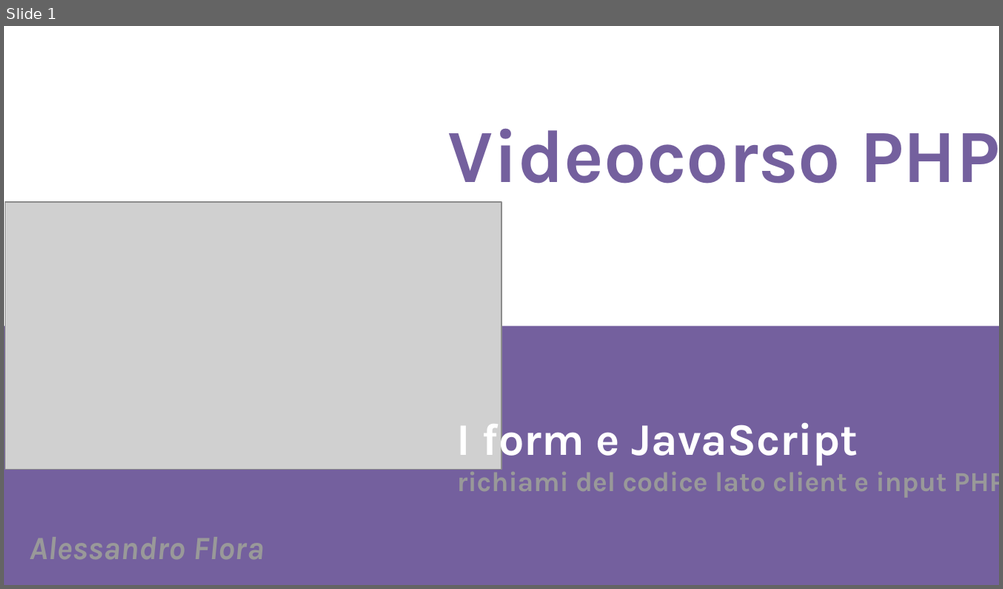
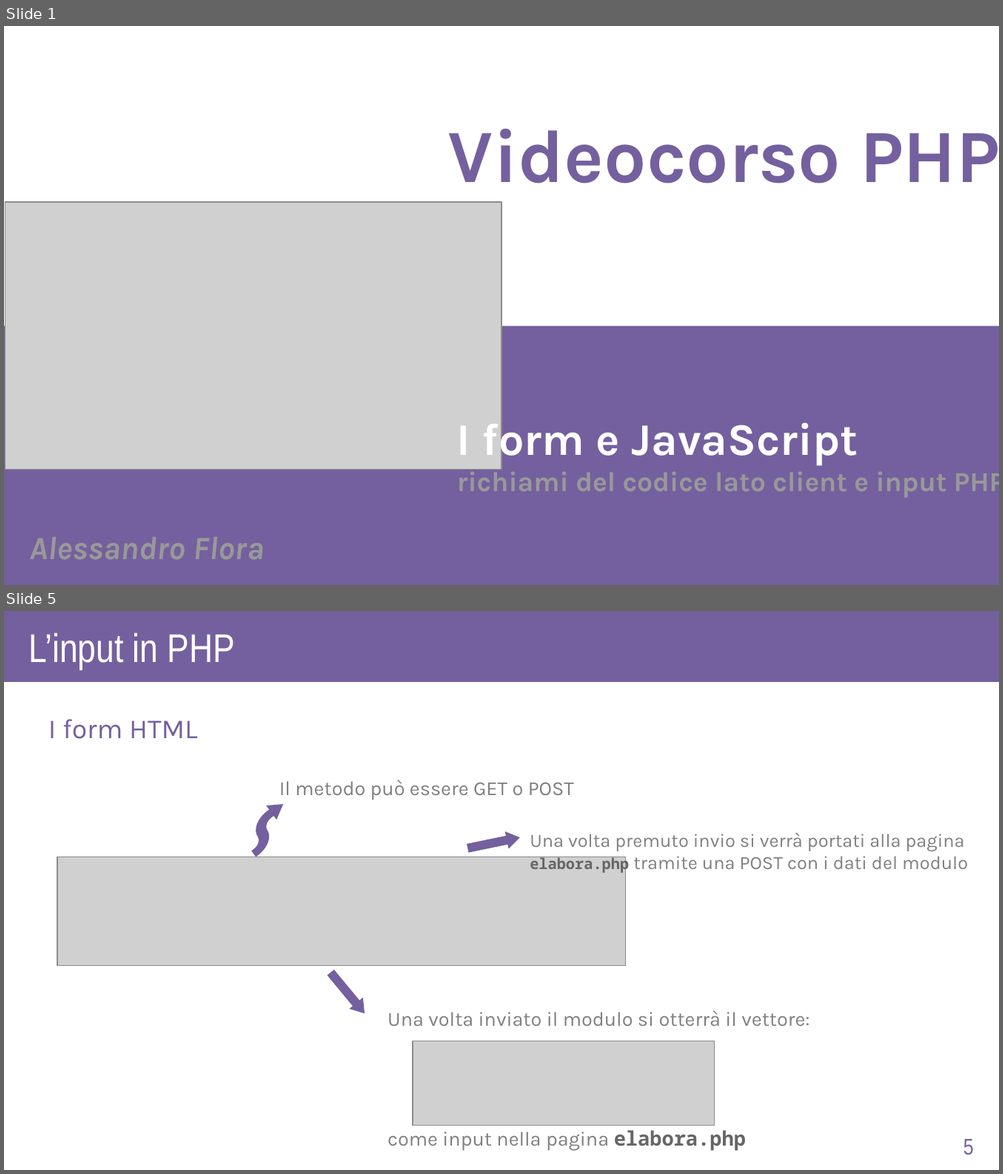
Before and after one commit to AlexF1789/corsoPHP, a slide deck: slide_odp/lez5.odp. Shown one above the other, each under a label of ours: slide 1 before the commit, slides 1 and 5 after it; the slides between them are not shown. The pictures are 1003x589 and 1003x1174 pixels, drawn with LibreOffice and Linux fonts; fonts in the diff are those of the drawing; grey boxes stand for pictures. Boxes give left, top, right and bottom in pixels: in the first picture for what was removed or moved away, otherwise in the second. Text is boxed around its words. In the diff, an @@ line names an element or a change of style, - is before the commit and + after.

```diff
--- a/slide_odp/lez5.odp
+++ b/slide_odp/lez5.odp
@@ slide 5 added at (4,611,999,1170), background #FFFFFF @@
@@ rectangle added at (4,611,999,682), fill #74609E @@
@@ text added at (28,632,235,669), 32 pt, text #FFFFFF @@
+L’input in PHP
@@ text added at (48,719,197,739), 22 pt, text #74609E @@
+I form HTML
@@ text added at (279,780,574,800), 16 pt, text #808080 @@
+Il metodo può essere GET o POST
@@ freeform shape added at (235,797,299,857), fill #74609E @@
@@ right arrow added at (466,829,521,857), fill #74609E @@
@@ text added at (529,833,967,874), 15 pt, text #808080 @@
+Una volta premuto invio si verrà portati alla pagina
+elabora.php tramite una POST con i dati del modulo
@@ picture added at (57,857,626,967) @@
@@ right arrow added at (324,968,371,1020), fill #74609E @@
@@ text added at (387,1011,809,1151), 16 pt, text #808080 @@
+Una volta inviato il modulo si otterrà il vettore:
+come input nella pagina elabora.php
@@ picture added at (412,1042,715,1126) @@
@@ page number added at (963,1139,973,1156), 18 pt, text #74609E @@
+5
```
Also in this commit, not shown: 9 slides changed, 4 other slides added, 6 other files.
